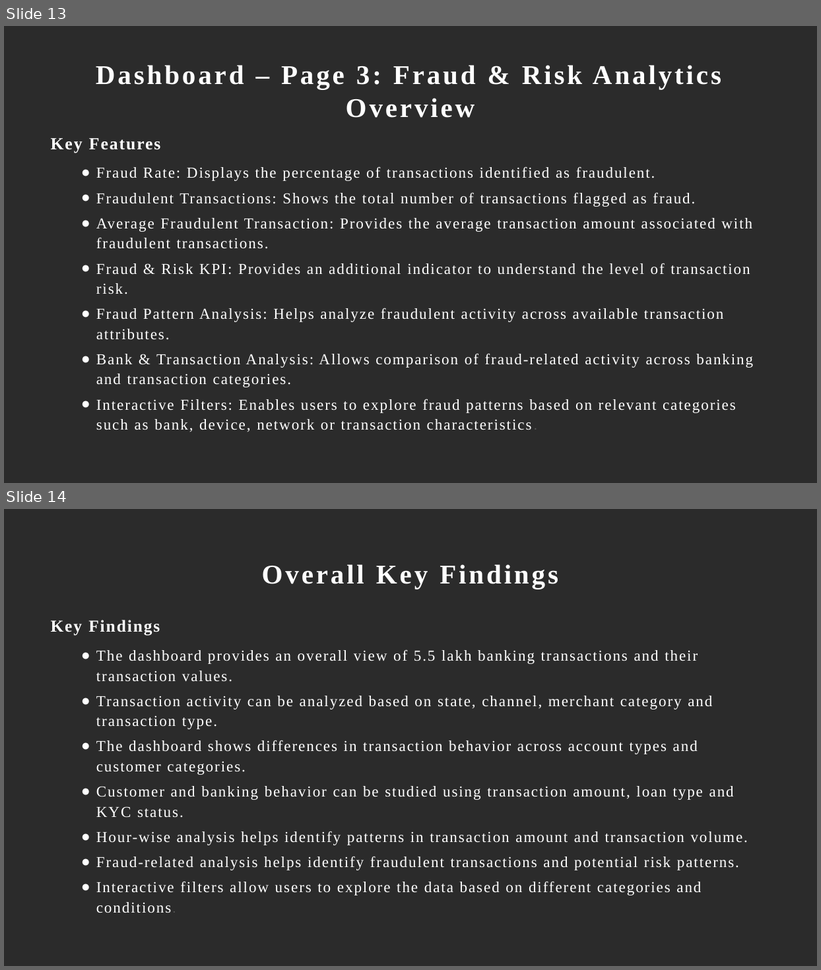
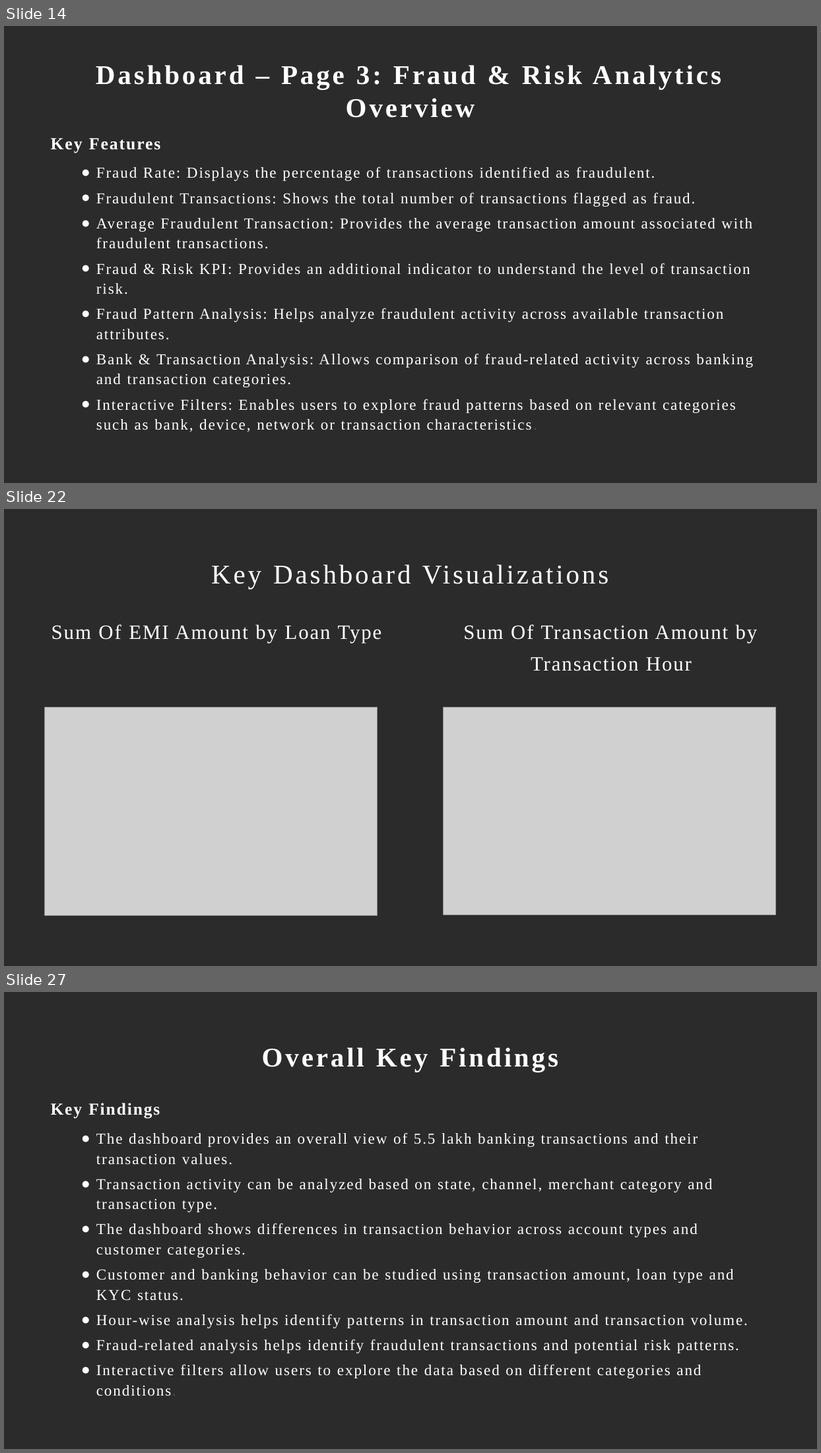
Before and after one commit to monika82004/Indian-Banking-Transaction, a slide deck: Indian Banking Transaction.pptx. Shown one above the other, each under a label of ours: slides 13 and 14 before the commit, slides 14, 22 and 27 after it; the slides between them are not shown. The pictures are 821x970 and 821x1453 pixels, drawn with LibreOffice and Linux fonts; fonts in the diff are those of the drawing; grey boxes stand for pictures; background and template pictures are left out; a plain dark background stands for a picture behind light text. Boxes give left, top, right and bottom in pixels: in the first picture for what was removed or moved away, otherwise in the second. Text is boxed around its words. In the diff, an @@ line names an element or a change of style, - is before the commit and + after.

```diff
--- a/Indian Banking Transaction.pptx
+++ b/Indian Banking Transaction.pptx
@@ slide 22 added at <box>4,509,817,966</box>, background picture (left out) @@
@@ title added at <box>211,564,609,589</box>, 32 pt, text #FFFFFF @@
+Key Dashboard Visualizations
@@ text added at <box>52,625,382,643</box>, 24 pt, text #FFFFFF @@
+Sum Of EMI Amount by Loan Type
@@ text added at <box>463,625,758,671</box>, 24 pt, text #FFFFFF @@
+Sum Of Transaction Amount by Transaction Hour
@@ picture added at <box>45,707,378,916</box> @@
@@ picture added at <box>444,707,777,916</box> @@
@@ what was slide 13 is now slide 14 @@
@@ what was slide 14 is now slide 27 @@
```
Also in this commit, not shown: 3 slides changed, 12 other slides added.
